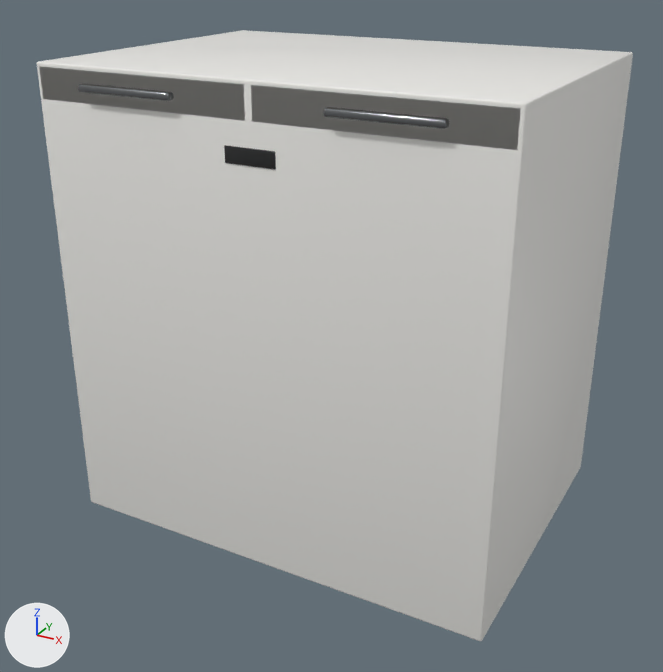
Two versions of the glTF model apps/web/models/products/K225MB131.glb, one commit apart.
Before and after are seen from a 50 mm lens placed at (0.846, -1.585, 1.164), pointed at (-0.003, -0.043, 0.392). The axes (+X, +Y, +Z) are drawn at lower left. The lights are the same throughout. The first picture is the older version.

Names of what the first picture shows: 'K225MB131'.
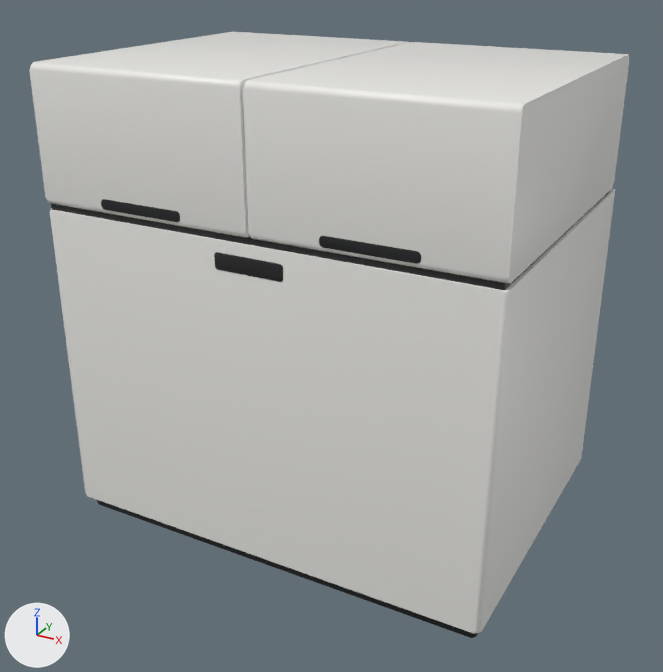
Edits to the bpy script that builds the scene:
```text
Add mat_black:
    mat_black = principled_material('black')
    mat_black.base_color = (0.00335, 0.00368, 0.00402)  # black #0b0c0d
    mat_black.roughness = 0.12
    mat_black.coat_weight = 1.0
Add mat_dark:
    mat_dark = principled_material('dark')
    mat_dark.base_color = (0.011, 0.0116, 0.013)  # black #1b1c1e
    mat_dark.coat_weight = 0.1
Change me_part:
    used by ob_k225mb131; location = (0.0, 0.0, 0.0)
    remove me_part.from_pydata(...)  # 584 vertices, 1140 faces; spans x -0.46..0.46, y -0.345..0.345, z 0.0..0.949
    remove me_part.materials.append(mat_body)  # white #f0efeb
    add me_part.from_pydata(...)  # 1208 vertices, 2380 faces; spans x -0.46..0.46, y -0.346..0.346, z 0.0..0.949
    me_part part 1: a new loose piece, a box spanning x -0.454..0.454, y -0.339..0.34, z 0.674..0.688, in mat_dark (black #1b1c1e)
    me_part part 2: the loose piece of 96 vertices spanning x -0.46..0.46, y -0.327..0.345, z 0.0..0.949 is rebuilt with 168 vertices and now spans x -0.46..0.46, y -0.345..0.346, z 0.03..0.676, in mat_finish (white #f0efeb)
    me_part part 3: the loose piece of 96 vertices spanning x -0.458..-0.001, y -0.327..0.345, z 0.877..0.947 is rebuilt with 168 vertices and now spans x -0.46..-0.003, y -0.345..0.316, z 0.686..0.949
    me_part part 4: the loose piece of 96 vertices spanning x 0.001..0.458, y -0.327..0.345, z 0.877..0.947 is rebuilt with 168 vertices and now spans x 0.003..0.46, y -0.345..0.316, z 0.686..0.949
    me_part part 5: the loose piece of 8 vertices spanning x -0.45..0.45, y -0.308..0.345, z 0.0..0.04 is rebuilt with 168 vertices and now spans x -0.446..0.446, y -0.325..0.332, z 0.0..0.032, in mat_dark (black #1b1c1e)
    me_part part 6: a new loose piece of 168 vertices spanning x -0.32..-0.14, y -0.345..-0.331, z 0.696..0.716, in mat_dark (black #1b1c1e)
    me_part part 7: a new loose piece of 168 vertices spanning x 0.14..0.32, y -0.345..-0.331, z 0.696..0.716, in mat_dark (black #1b1c1e)
    me_part part 8: a new loose piece of 96 vertices spanning x -0.07..0.07, y -0.346..-0.339, z 0.622..0.654, in mat_black (black #0b0c0d)
    me_part part 9: the loose piece of 96 vertices spanning x -0.35..-0.147, y -0.345..-0.327, z 0.905..0.919 is deleted
    me_part part 10: the loose piece of 96 vertices spanning x 0.147..0.35, y -0.345..-0.327, z 0.905..0.919 is deleted
    me_part part 11: the loose piece of 96 vertices spanning x -0.05..0.05, y -0.329..-0.326, z 0.809..0.839 is deleted
    other edits to the shape of me_part do not show in these pictures
    remove me_part.materials.append(mat_handle)  # grey #8e9194
    remove me_part.materials.append(mat_display)  # black #0e1012
    remove me_part.materials.append(mat_trim)  # dark grey #2b2d30
    add me_part.materials.append(mat_dark)  # black #1b1c1e
    add me_part.materials.append(mat_black)  # black #0b0c0d
```

What differs and where, as boxes [x1, y1, x2, y2] in the pictures (663 x 672 px):
'K225MB131', reshaped: before [37, 30, 633, 641]; after [29, 32, 629, 638]
part 1 of me_part, added: after [51, 187, 613, 290]
part 2 of me_part, rebuilt: before [37, 30, 633, 641]; after [50, 189, 615, 634]
part 3 of me_part, rebuilt: before [39, 67, 245, 121]; after [29, 32, 409, 238]
part 4 of me_part, rebuilt: before [251, 85, 521, 150]; after [243, 42, 629, 283]
part 5 of me_part, rebuilt (not visible before): after [97, 500, 478, 638]
part 6 of me_part, added (black): after [101, 199, 180, 222]
part 7 of me_part, added (black): after [319, 236, 421, 264]
part 8 of me_part, added (black): after [214, 252, 283, 282]
part 9 of me_part, deleted: before [78, 84, 174, 101]
part 10 of me_part, deleted: before [323, 107, 449, 129]
part 11 of me_part, deleted (black): before [224, 145, 276, 170]
